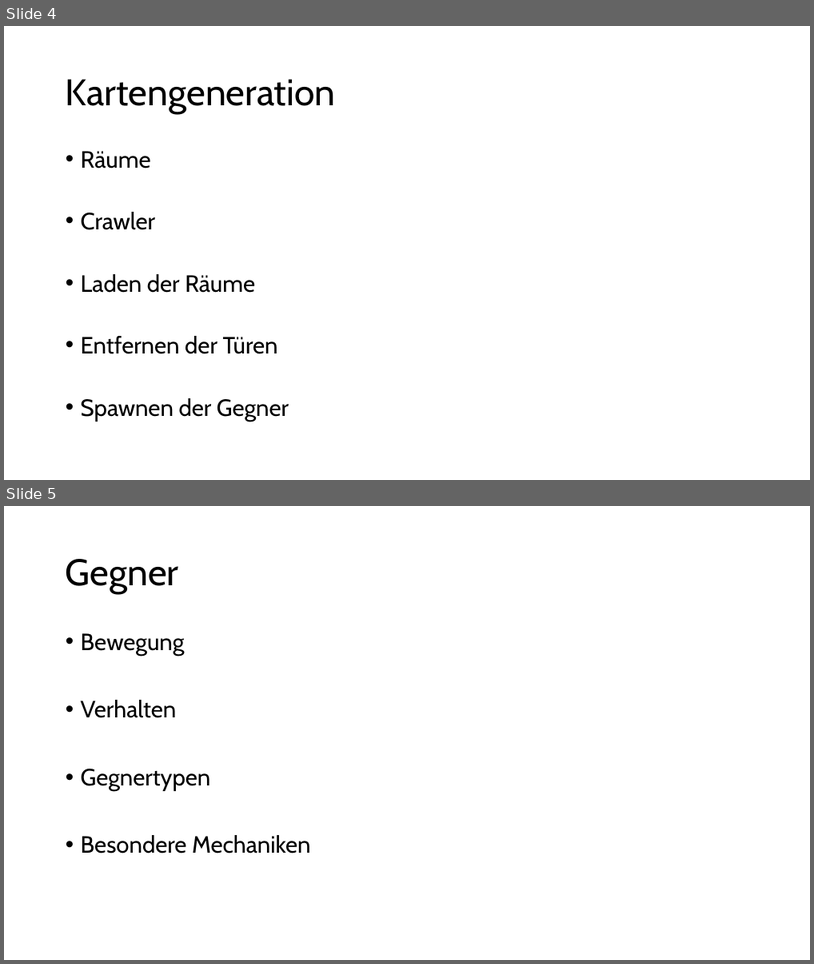
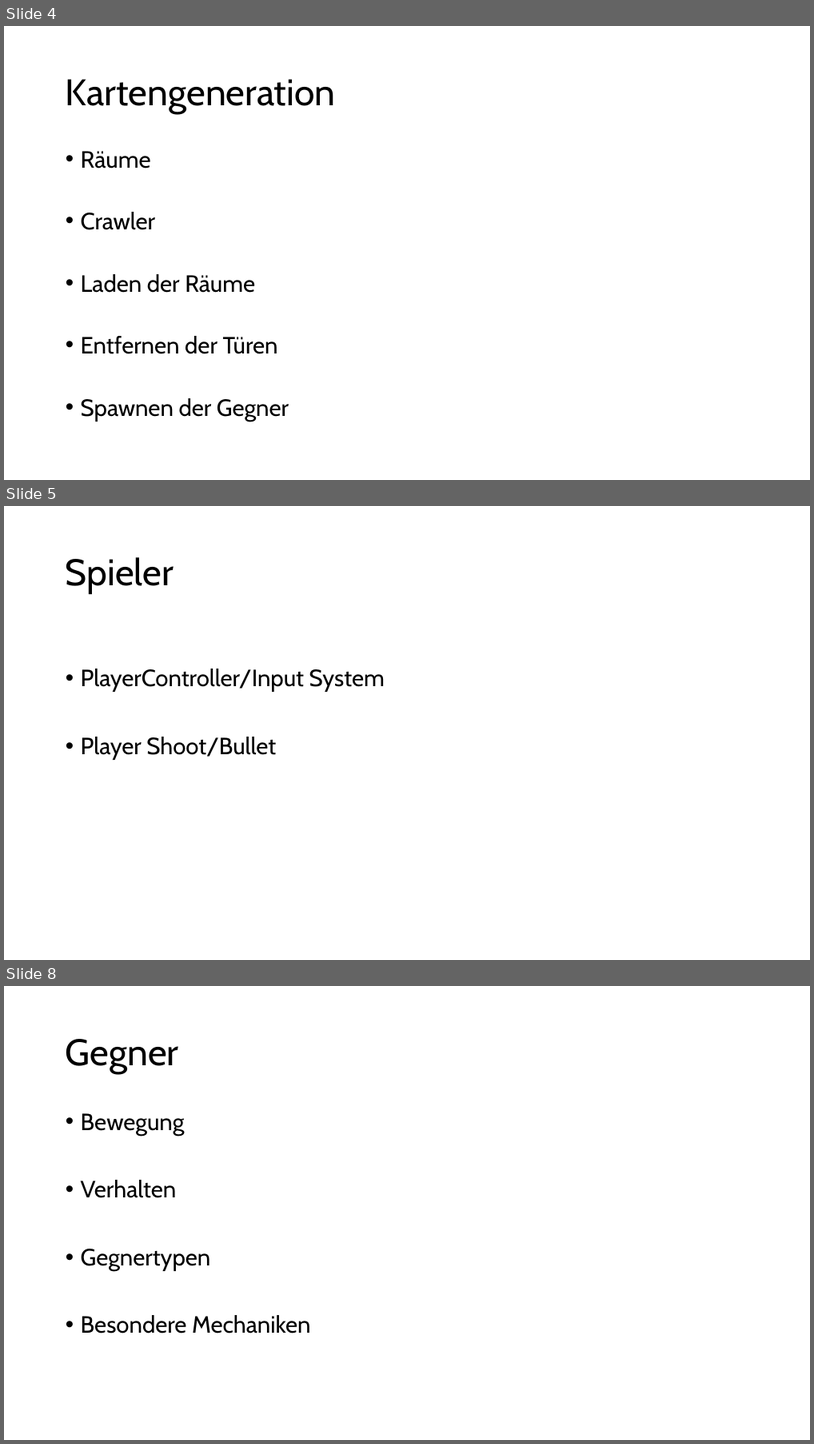
Before and after one commit to jjfeldii/pixel-purge, a slide deck: PixelPurge_Gegner + Design.pptx. Shown one above the other, each under a label of ours: slides 4 and 5 before the commit, slides 4, 5 and 8 after it; the slides between them are not shown. The pictures are 814x964 and 814x1444 pixels, drawn with LibreOffice and Linux fonts; fonts in the diff are those of the drawing. Boxes give left, top, right and bottom in pixels: in the first picture for what was removed or moved away, otherwise in the second. Text is boxed around its words. In the diff, an @@ line names an element or a change of style, - is before the commit and + after.

```diff
--- a/PixelPurge_Gegner + Design.pptx
+++ b/PixelPurge_Gegner + Design.pptx
@@ slide 5 added at bbox=[4, 506, 810, 960], background #FFFFFF @@
@@ title added at bbox=[66, 557, 174, 594], 44 pt, text #000000 @@
+Spieler
@@ text added at bbox=[81, 668, 385, 760], 28 pt, text #000000 @@
+• PlayerController/Input System
+• Player Shoot/Bullet
@@ what was slide 5 is now slide 8 @@
```
Also in this commit, not shown: 1 slide changed, 2 other slides added.
